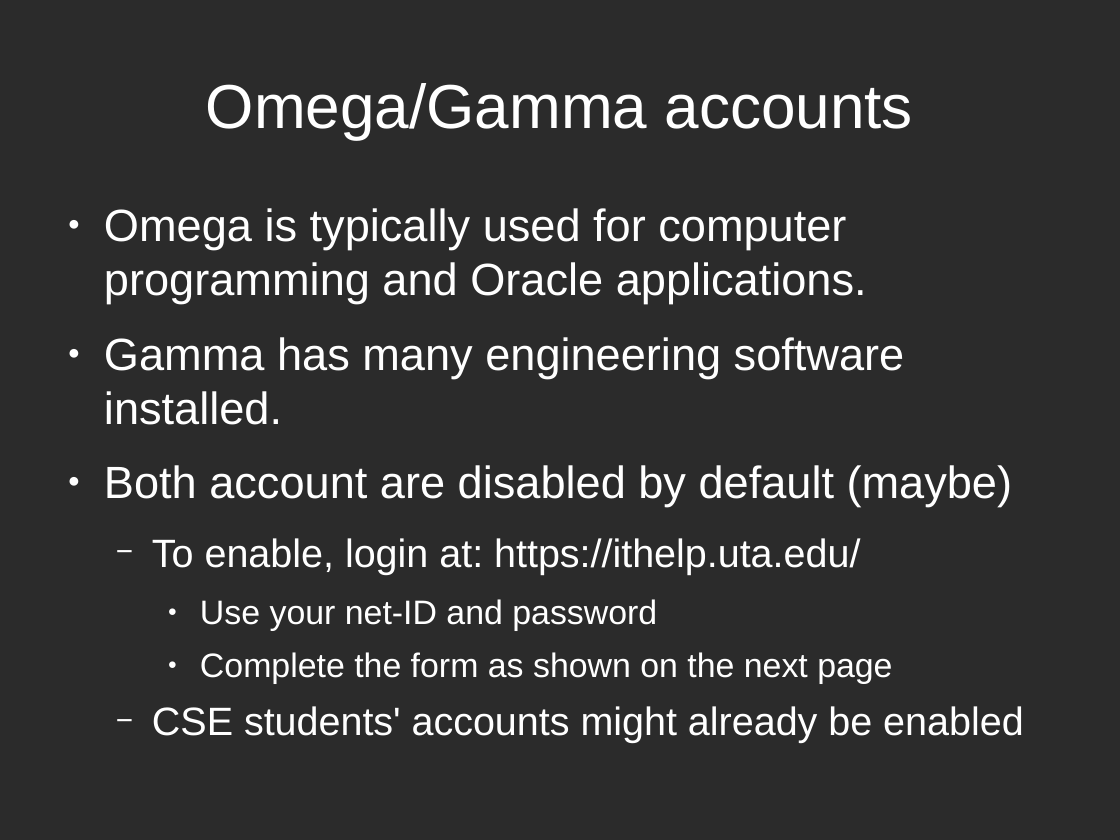
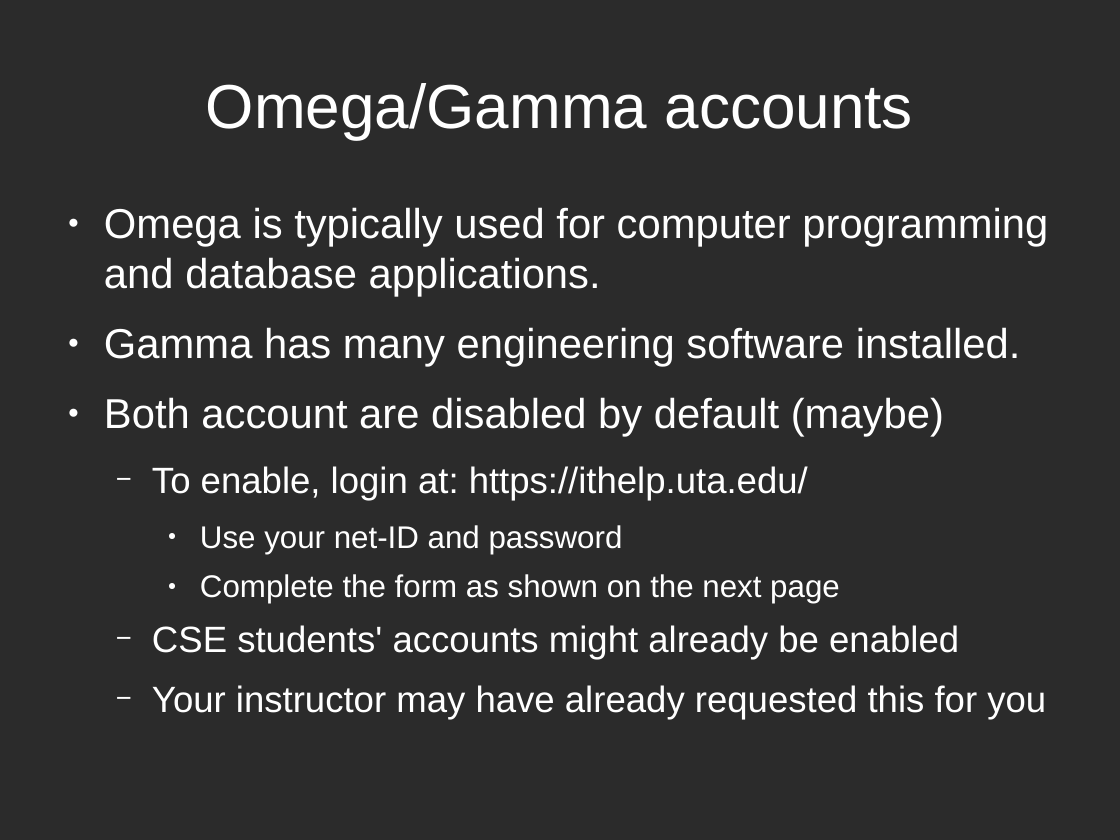
Before and after one commit to LUGatUTA/Presentations-Public, a slide deck: slide 7 of omega_server/uta_omega.odp (slide 6 before the commit). Drawn at 1120x840 pixels with LibreOffice and Linux fonts; fonts in the diff are those of the drawing; background and template pictures are left out; a plain dark background stands for a picture behind light text. Boxes give left, top, right and bottom in pixels: in the first picture for what was removed or moved away, otherwise in the second. Text is boxed around its words. In the diff, an @@ line names an element or a change of style, - is before the commit and + after.

```diff
--- a/omega_server/uta_omega.odp
+++ b/omega_server/uta_omega.odp
@@ text at box(104, 207, 1048, 297): text changed; size 32 to 29.6 pt @@
-● Omega is typically used for computer programming and Oracle applications.
+● Omega is typically used for computer programming and database applications.
@@ text at box(104, 327, 1021, 660): size 32 to 29.6 pt in "Gamma has many engineering software installed.", "Both account are disabled by default (maybe)"; size 28 to 25.9 pt in "To enable, login at: https://ithelp.uta.edu/", "CSE students' accounts might already be enabled"; size 24 to 22.2 pt in "Use your net-ID and password", "Complete the form as shown on the ..." @@
@@ text at box(152, 685, 1046, 720): paragraph added @@
+  − Your instructor may have already requested this for you
```
Also in this commit, not shown: 13 other slides changed, 11 slides added, 9 slides removed, 1 other file.
